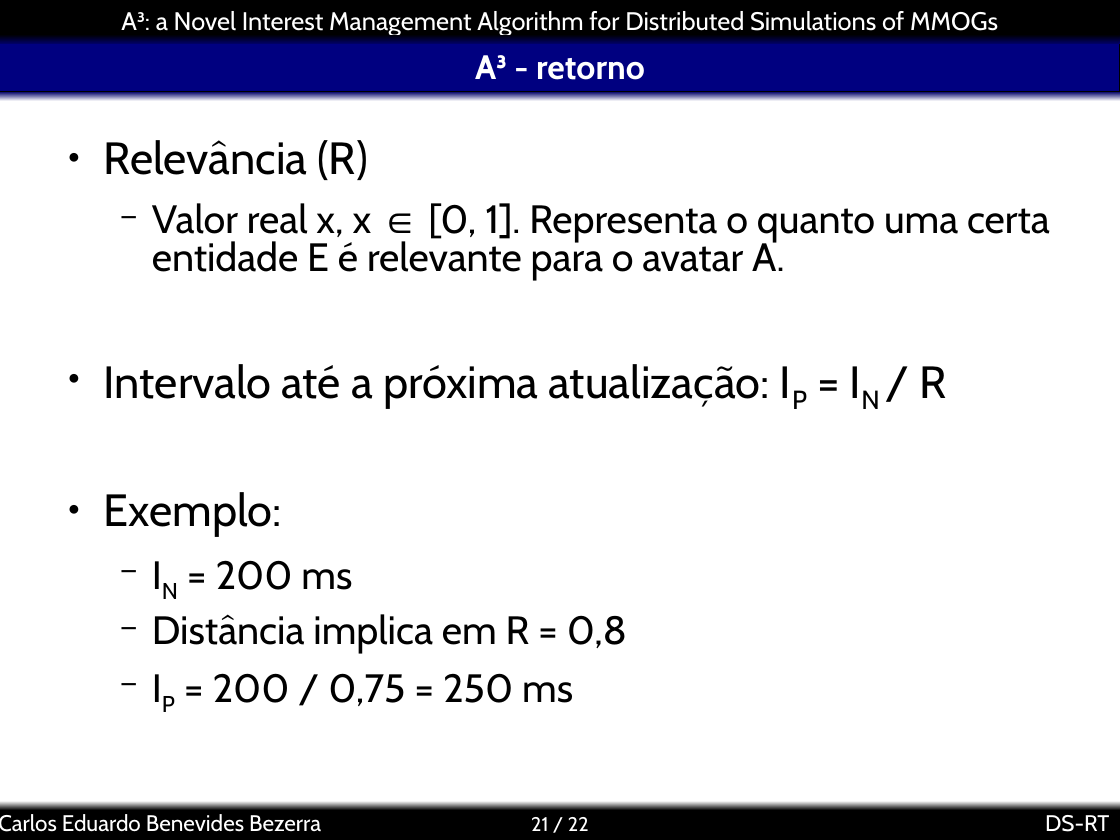
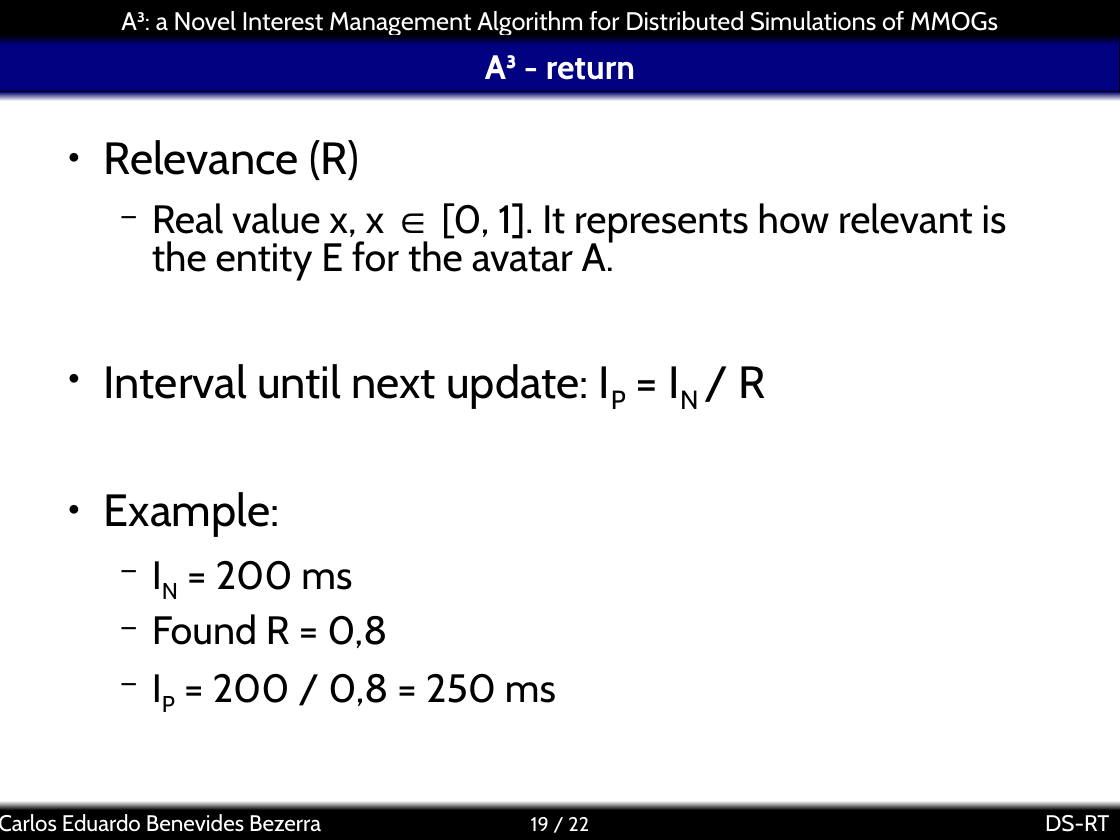
Before and after one commit to kdubezerra/kdubezerra, a slide deck: slide 19 of textos/dsrt/a3slides.ppt (slide 21 before the commit). Drawn at 1120x840 pixels with LibreOffice and Linux fonts; fonts in the diff are those of the drawing; background and template pictures are left out. Boxes give left, top, right and bottom in pixels: in the first picture for what was removed or moved away, otherwise in the second. Text is boxed around its words. In the diff, an @@ line names an element or a change of style, - is before the commit and + after.

```diff
--- a/textos/dsrt/a3slides.ppt
+++ b/textos/dsrt/a3slides.ppt
@@ title at [485, 55, 635, 80]: text changed @@
-A³ - retorno
+A³ - return
@@ text at [104, 140, 1007, 537]: text changed @@
-● Relevância (R)
-  − Valor real x, x ∈ [0, 1]. Representa o quanto uma certa entidade E é relevante para o avatar A.
-● Intervalo até a próxima atualização: IP = IN / R
-● Exemplo:
+● Relevance (R)
+  − Real value x, x ∈ [0, 1]. It represents how relevant is the entity E for the avatar A.
+● Interval until next update: IP = IN / R
+● Example:
@@ text at [152, 614, 556, 706]: text changed @@
-  − Distância implica em R = 0,8
-  − IP = 200 / 0,75 = 250 ms
+  − Found R = 0,8
+  − IP = 200 / 0,8 = 250 ms
@@ page number at [531, 817, 589, 831]: text changed @@
-21 / 22
+19 / 22
```
Also in this commit, not shown: 6 other slides changed, 15 slides added, 13 slides removed, 14 other files.
